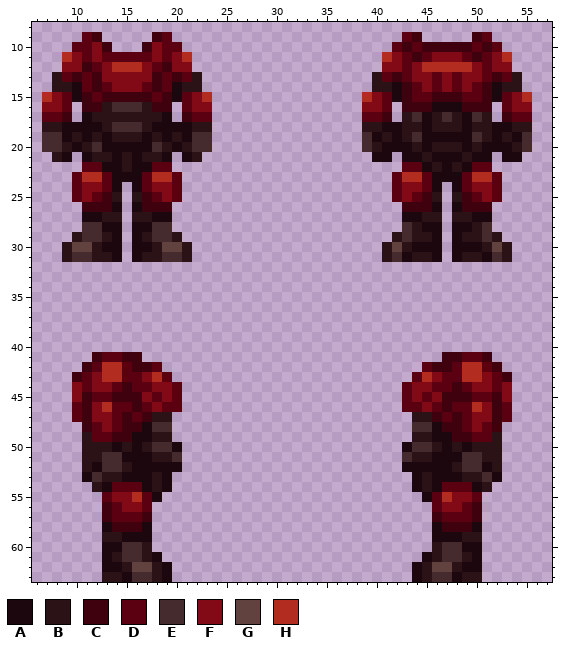
Edited in one commit: pixel-art sprite (Resources/Textures/Imperial/Modsuits/Clothing/OuterClothing/nukeops.rsi/equipped-OUTERCLOTHING.png). The first picture shows the starting point.
The file is 64x64 pixels. Shown: x 6..57, y 8..63.
Palette (. is transparent): A #1c070e  B #2a1217  C #3f010d  D #5b0010  E #452b2d  F #820a16  G #61423f  H #b22c20
Pixels before, first column x 7:
 9 ....DC.....CD.......................DC.....CD....
10 ...DDFC...CFDD.....................DCDCCCCCDCD...
11 ..HFDFDDDDDFDFH...................HFDCDFFFDCDFH..
12 ..FFCDFHHHFDCFF...................FFDFHHHHHFDFF..
13 .BDCDCFFFFFCDCDB.................BDCDFFDFDFFDCDB.
14 .BBADCDFFFDCDABB.................BBACDFDFDFDCABB.
15 HFDACDCCCCCDCADFH...............HFDACDDCCCDDCADFH
16 FFD.CCBEEEBCC.DFF...............FFD.CCCAAACCC.DFF
17 DDC.ABBBBBBBA.CDD...............DDC.BEABEBAEB.CDD
18 BBAAAABEEEBAAAABB...............BBAABBABBBABBAABB
19 EEABABABBBABABAEE...............EABABEAAAAAEBABAE
20 EEBABEAAAAAEBABEE...............EBAAABABBBABAAABE
21 .BA.ABBABABBA.AB.................AA.AABAAABAA.AA.
22 ....DDAABAADD.......................DDABABADD....
23 ...DHHDAAADHHD.....................DHHDAAADHHD...
24 ...DFFDA.ADFFD.....................DFFDA.ADFFD...
25 ...DFDCB.BCDFD.....................DFDCB.BCDFD...
26 ....CCCA.ACCC.......................CCCA.ACCC....
27 ....AABB.BBAA.......................AABB.BBAA....
28 ....EEAA.AAEE.......................EBAA.AABE....
29 ...BEEBA.ABEEB.....................BEBBA.ABBEB...
30 ..BGGBAA.AABGGB...................BGBAAA.AAABGB..
31 ..BEEBBA.ABBEEB...................BEABBA.ABBAEB..
32 .................................................
33 .................................................
34 .................................................
35 .................................................
36 .................................................
37 .................................................
38 .................................................
39 .................................................
40 .................................................
41 .....CDDCC..............................CCDDC....
42 ....CDHHDCCD..........................DCCDHHDC...
43 ...CDFHHDDFHD........................DHFDDHHFDC..
44 ...FDFFDCDDFFD......................DFFDDCDFFDF..
45 ...FCDDCCCFDFD......................DFDFCCCDDCF..
46 ...DCFHDDCDFDD......................DDFDCDDHFCD..
47 ...DCFFDCDCBB........................BBCDCDFFCD..
48 ....CDFDCCAEE........................EEACCDFDC...
49 ....BDDCCAABB........................BBAACCDDB...
50 ....BBBABABEEA......................AEEBABABBB...
51 ....BBEEAAABBE......................EBBAAAEEBB...
52 ....BAEEBAAAAA......................AAAAABEEAB...
53 ....AEBBAAABA........................ABAAABBEA...
54 .....BADDDABA........................ABADDDAB....
55 ......DFFHDA..........................ADHFFD.....
56 ......CDFFD............................DFFDC.....
57 ......CDDDC............................CDDDC.....
58 ......ACCCA............................ACCCA.....
59 ......BBAAA............................AAABB.....
60 ......AAEEB............................BEEAA.....
61 ......ABEEBA..........................ABEEBA.....
62 ......AABGGBA........................ABGGBAA.....
63 ......BBAEEBA........................ABEEABB.....
New version:
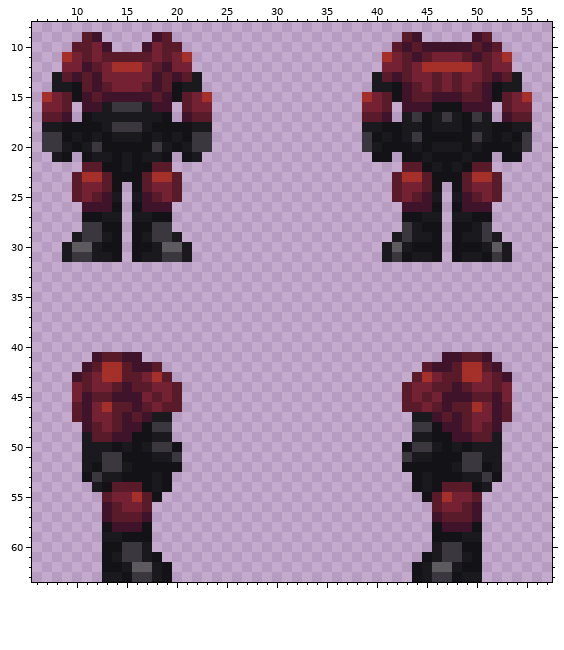
Change:
colour A: #1c070e -> #121217
colour B: #2a1217 -> #1a191e
colour C: #3f010d -> #3f1329
colour D: #5b0010 -> #591a2a
colour E: #452b2d -> #3a373e
colour F: #820a16 -> #742134
colour G: #61423f -> #5e5b60
colour H: #b22c20 -> #a52f29
Where, in picture pixels (left, top, right, bottom), the same in both pictures:
changed: (42, 32, 212, 262)
changed: (362, 32, 532, 262)
changed: (72, 352, 182, 582)
changed: (402, 352, 512, 582)
